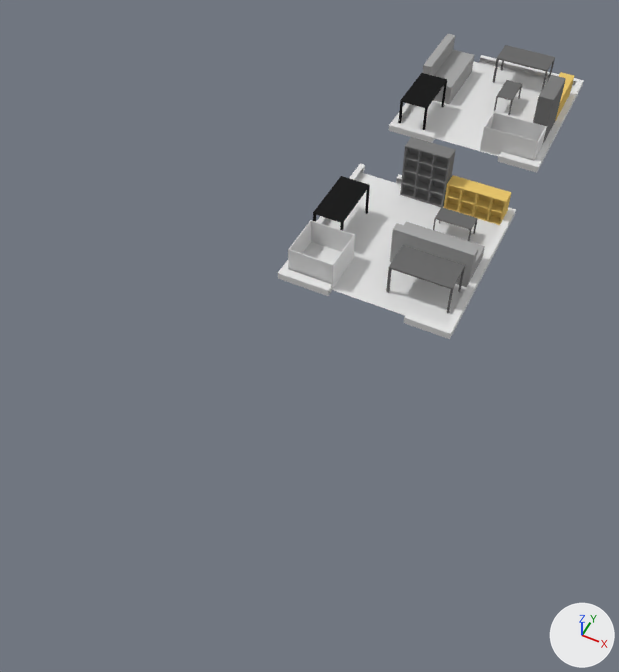
What one commit did to the Blender file Assets/3D Models/APARTMENT.blend.
Rendered twice from a camera (50 mm lens) standing at (9.6, -41.5, 27.2) and looking at (-1.3, -19.6, -0.2). The lights are fixed; the arrows at lower right show +X, +Y and +Z.
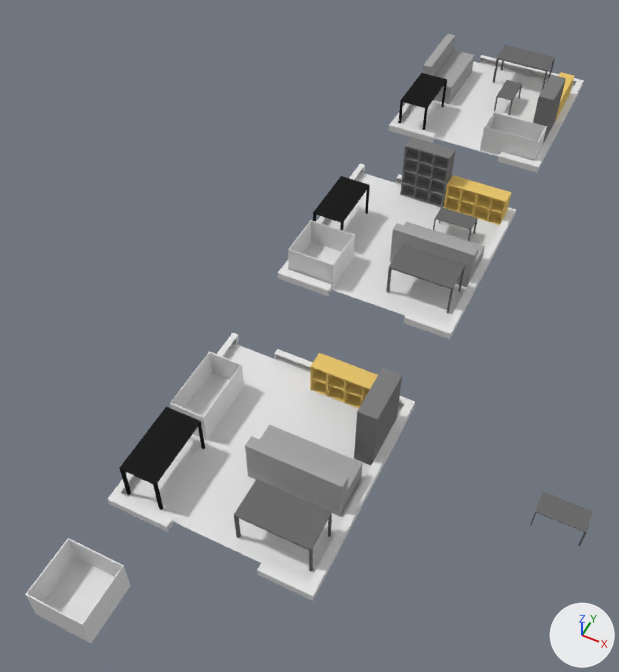
Where the change shows, as pixel boxes (x1, y1, x2, y2) in the pictures (619 x 672 px):
'Plane.002', added
    after: (107, 333, 415, 601)
'Cube.019', added
    after: (25, 538, 131, 643)
'Cube.015', added
    after: (245, 424, 362, 517)
'Cube.020', added
    after: (234, 479, 332, 571)
'Cube.021', added
    after: (170, 351, 244, 440)
'Cube.018', added (black)
    after: (119, 407, 205, 510)
'Cube.014', added
    after: (354, 368, 402, 465)
'Cube.016', added (yellow)
    after: (310, 353, 378, 408)
'Cube.017', added
    after: (530, 492, 593, 546)

The change, as a diff of the scene's bpy script:
```diff
--- a/Assets/3D Models/APARTMENT.blend.py
+++ b/Assets/3D Models/APARTMENT.blend.py
@@ ob_cube_021 @@
+ob_cube_021 = bpy.data.objects.new('Cube.021', me_cube_025)  # 16 vertices, 14 faces; spans x -1.0..1.0, y -1.0..1.0, z -1.0..0.45; in mat_peppy_png_003 (its picture is missing)
+ob_cube_021.location = (-3.09, -24.88, 1.0)
+ob_cube_021.scale = (0.74, 1.44, 1.0)
@@ ob_plane_002 @@
+ob_plane_002 = bpy.data.objects.new('Plane.002', me_plane_001.copy())  # the mesh of ob_plane_001
+ob_plane_002.location = (0.12, -25.94, 0.09)
+ob_plane_002.scale = (3.8, 4.15, 1.0)
@@ ob_cube_014 @@
+ob_cube_014 = bpy.data.objects.new('Cube.014', me_cube_018)  # 128 vertices, 111 faces; spans x -1.0..1.0, y -1.0..1.0, z -1.0..1.0; in mat_material_013 (grey #7e7e7e)
+ob_cube_014.location = (3.41, -23.46, 1.48)
+ob_cube_014.rotation_euler = (-1.571, 0.0, 1.571)  # degrees (-90, 0, 90)
+ob_cube_014.scale = (1.12, 1.47, 0.39)
@@ ob_cube_015 @@
+ob_cube_015 = bpy.data.objects.new('Cube.015', me_cube_019)  # 14 vertices, 11 faces; spans x -1.0..1.0, y -1.0..1.0, z -1.0..1.84; in mat_material_014 (grey #a7a7a7)
+ob_cube_015.location = (1.73, -26.15, 0.69)
+ob_cube_015.rotation_euler = (0.0, 0.0, 3.142)  # degrees (0, 0, 180)
+ob_cube_015.scale = (1.9, 0.88, 0.7)
@@ ob_cube_016 @@
+ob_cube_016 = bpy.data.objects.new('Cube.016', me_cube_020)  # 88 vertices, 74 faces; spans x -0.66..0.66, y -1.0..1.0, z -1.15..0.85; in mat_material_015 (yellow #e7c46d)
+ob_cube_016.location = (1.55, -22.02, 0.72)
+ob_cube_016.rotation_euler = (1.571, -1.571, 0.0)  # degrees (90, -90, 0)
+ob_cube_016.scale = (1.12, 1.47, 0.39)
@@ ob_cube_017 @@
+ob_cube_017 = bpy.data.objects.new('Cube.017', me_cube_021)  # 40 vertices, 30 faces; spans x -1.01..0.99, y -1.0..1.0, z -1.6..0.14; in mat_material_016 (dark grey #6d6d6d)
+ob_cube_017.location = (10.67, -23.89, 0.86)
+ob_cube_017.rotation_euler = (0.0, 0.0, -6.283)  # degrees (0, 0, -360)
+ob_cube_017.scale = (0.9, 0.45, 0.55)
@@ ob_cube_018 @@
+ob_cube_018 = bpy.data.objects.new('Cube.018', me_cube_022)  # 40 vertices, 30 faces; spans x -1.01..0.99, y -1.0..1.0, z -1.6..0.14; in mat_material_017 (black #202020)
+ob_cube_018.location = (-2.98, -28.17, 1.57)
+ob_cube_018.rotation_euler = (0.0, 0.0, -1.571)  # degrees (0, 0, -90)
+ob_cube_018.scale = (1.5, 0.75, 1.0)
@@ ob_cube_019 @@
+ob_cube_019 = bpy.data.objects.new('Cube.019', me_cube_023)  # 16 vertices, 14 faces; spans x -1.0..1.0, y -1.0..1.0, z -1.0..0.45; in mat_peppy_png_002 (its picture is missing)
+ob_cube_019.location = (-2.69, -33.67, 1.0)
+ob_cube_019.rotation_euler = (0.0, 0.0, -1.571)  # degrees (0, 0, -90)
+ob_cube_019.scale = (1.11, 1.11, 1.0)
@@ ob_cube_020 @@
+ob_cube_020 = bpy.data.objects.new('Cube.020', me_cube_024)  # 40 vertices, 30 faces; spans x -1.01..0.99, y -1.0..1.0, z -1.6..0.14; in mat_material_018 (dark grey #6d6d6d)
+ob_cube_020.location = (2.15, -28.61, 1.39)
+ob_cube_020.rotation_euler = (0.0, 0.0, -3.142)  # degrees (0, 0, -180)
+ob_cube_020.scale = (1.46, 0.79, 1.0)
```
